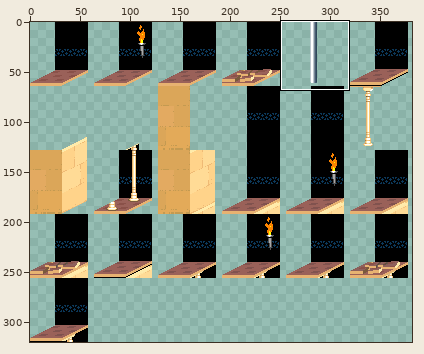
Sprite sheet, stored at 2DGame/02-Bubble/02-Bubble/images/TiledBoColor2.png. Above: a wide view before the commit, with the close-up outlined.
Close-up. Earlier state:
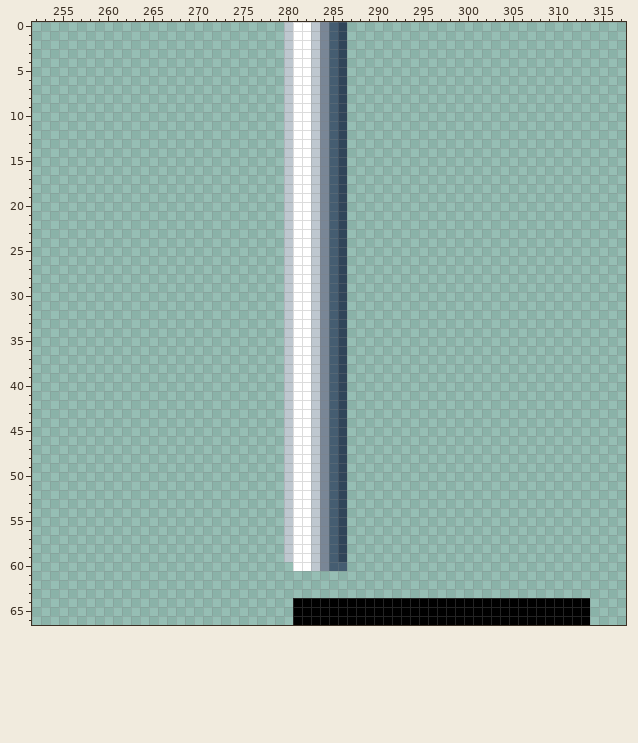
The file is 384x320 pixels. Pixels under 10% opacity are left out. Colours within 5 levels of each other are drawn and written as one. Shown: x 252..317, y 0..66. The wide view leaves out empty margins. The commit also changed other parts of the picture, which this record leaves out.
And afterwards:
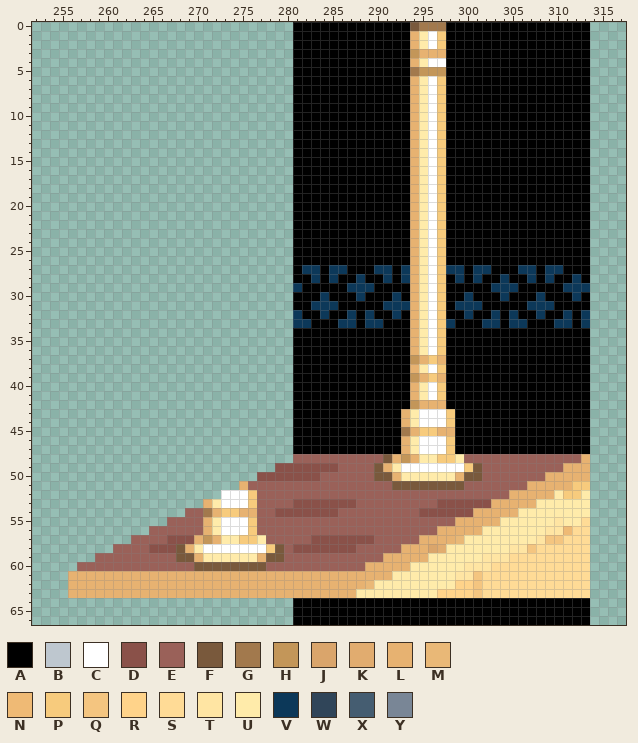
Palette (. is transparent): A #000000  B #bec7cf  C #ffffff  D #8a5149  E #9a6159  F #79593c  G #a2794d  H #c39659  J #daa56b  K #e1ac6f  L #e7b271  M #e9b877  N #efba75  P #f7cb7d  Q #f4c580  R #ffd38a  S #ffdb96  T #ffe5a3  U #ffebaa  V #0c3859  W #304559  X #455d71  Y #798696
Diff:
Changed rows in their new state; - is an unchanged pixel.
first column x 256:
 0 ------------------------.AAAAAAAAAAAAAFGGGAAAAAAAAAAAAAAAA
 1 ------------------------.AAAAAAAAAAAAALUCPAAAAAAAAAAAAAAAA
 2 ------------------------.AAAAAAAAAAAAALUCPAAAAAAAAAAAAAAAA
 3 ------------------------.AAAAAAAAAAAAAHLLLAAAAAAAAAAAAAAAA
 4 ------------------------.AAAAAAAAAAAAALUCCAAAAAAAAAAAAAAAA
 5 ------------------------.AAAAAAAAAAAAAGHHHAAAAAAAAAAAAAAAA
 6 ------------------------.AAAAAAAAAAAAALUCPAAAAAAAAAAAAAAAA
 7 ------------------------.AAAAAAAAAAAAALUCPAAAAAAAAAAAAAAAA
 8 ------------------------.AAAAAAAAAAAAALUCPAAAAAAAAAAAAAAAA
 9 ------------------------.AAAAAAAAAAAAALUCPAAAAAAAAAAAAAAAA
10 ------------------------.AAAAAAAAAAAAALUCPAAAAAAAAAAAAAAAA
11 ------------------------.AAAAAAAAAAAAALUCPAAAAAAAAAAAAAAAA
12 ------------------------.AAAAAAAAAAAAALUCPAAAAAAAAAAAAAAAA
13 ------------------------.AAAAAAAAAAAAALUCPAAAAAAAAAAAAAAAA
14 ------------------------.AAAAAAAAAAAAALUCPAAAAAAAAAAAAAAAA
15 ------------------------.AAAAAAAAAAAAALUCPAAAAAAAAAAAAAAAA
16 ------------------------.AAAAAAAAAAAAALUCPAAAAAAAAAAAAAAAA
17 ------------------------.AAAAAAAAAAAAALUCPAAAAAAAAAAAAAAAA
18 ------------------------.AAAAAAAAAAAAALUCPAAAAAAAAAAAAAAAA
19 ------------------------.AAAAAAAAAAAAALUCPAAAAAAAAAAAAAAAA
20 ------------------------.AAAAAAAAAAAAALUCPAAAAAAAAAAAAAAAA
21 ------------------------.AAAAAAAAAAAAALUCPAAAAAAAAAAAAAAAA
22 ------------------------.AAAAAAAAAAAAALUCPAAAAAAAAAAAAAAAA
23 ------------------------.AAAAAAAAAAAAALUCPAAAAAAAAAAAAAAAA
24 ------------------------.AAAAAAAAAAAAALUCPAAAAAAAAAAAAAAAA
25 ------------------------.AAAAAAAAAAAAALUCPAAAAAAAAAAAAAAAA
26 ------------------------.AAAAAAAAAAAAALUCPAAAAAAAAAAAAAAAA
27 ------------------------.AVVAVVAAAVVAVLUCPVVAVVAAAVVAVVAAA
28 ------------------------.AAVAVAAVAAVAVLUCPAVAVAAVAAVAVAAVA
29 ------------------------.VAAAAAVVVAAAALUCPAAAAAVVVAAAAAVVV
30 ------------------------.AAAVAAAVAAAVALUCPAAVAAAVAAAVAAAVA
31 ------------------------.AAVVVAAAAAVVVLUCPAVVVAAAAAVVVAAAA
32 ------------------------.VAAVAAVAVAAVALUCPAAVAAVAVAAVAAVAV
33 ------------------------.VVAAAVVAVVAAALUCPVAAAVVAVVAAAVVAV
34 ------------------------.AAAAAAAAAAAAALUCPAAAAAAAAAAAAAAAA
35 ------------------------.AAAAAAAAAAAAALUCPAAAAAAAAAAAAAAAA
36 ------------------------.AAAAAAAAAAAAALUCPAAAAAAAAAAAAAAAA
37 ------------------------.AAAAAAAAAAAAAHLPLAAAAAAAAAAAAAAAA
38 ------------------------.AAAAAAAAAAAAALUCPAAAAAAAAAAAAAAAA
39 ------------------------.AAAAAAAAAAAAAHLPLAAAAAAAAAAAAAAAA
40 ------------------------.AAAAAAAAAAAAALUCPAAAAAAAAAAAAAAAA
41 ------------------------.AAAAAAAAAAAAALUCPAAAAAAAAAAAAAAAA
42 ------------------------.AAAAAAAAAAAAAHLLLAAAAAAAAAAAAAAAA
43 ------------------------.AAAAAAAAAAAALUCCCPAAAAAAAAAAAAAAA
44 ------------------------.AAAAAAAAAAAALUCCCPAAAAAAAAAAAAAAA
45 ------------------------.AAAAAAAAAAAAGLPPLLAAAAAAAAAAAAAAA
46 ------------------------.AAAAAAAAAAAALUCCCPAAAAAAAAAAAAAAA
47 ------------------------.AAAAAAAAAAAALUCCCPAAAAAAAAAAAAAAA
48 ------------------------.EEEEEEEEEEFLHLUUPPUEEEEEEEEEEEEEL
49 -----------------------DDDDDDDEEEEFLUCCCCCCCPFEEEEEEEEELLL
50 ---------------------DDDDDDDEEEEEEFFLUUUUUULFFEEEEEEELLLLL
51 -------------------LEEEEEEEEEEEEEEEEFFFFFFFFEEEEEEELLLLLPP
52 -----------------CCCPEEEEEEEEEEEEEEEEEEEEEEEEEEEELLLLLUPPU
53 ---------------LUCCCPEEEEDDDDDDDEEEEEEEEEDDDDDDLLLLLUUUUUU
54 -------------EEGLPPLLEEDDDDDDDEEEEEEEEEDDDDDDLLLLLUUUUUUUU
55 -----------EEEELUCCCPEEEEEEEEEEEEEEEEEEEEEELLLLLUUUUUUTUUS
56 ---------EEEEEELUCCCPEEEEEEEEEEEEEEEEEEEELLLLLUUUUUUUTTNSS
57 -------EEEEDDDLHLUUPPUEEEEEDDDDDDDEEEEELLLLMUUUUUUUUTQQSSS
58 -----EEEEDDDFLUCCCCCCCPFEDDDDDDDEEEEELLLJKUUUUUUUTTQSSSSSS
59 ---EEEEEEEEEFFLUUUUUULFFEEEEEEEEEEELLLLLUUUUUUTTTSSSSSSSSS
60 -EEEEEEEEEEEEEFFFFFFFFEEEEEEEEEEELLLLLUUUUUUTTTSSSSSSSSSSS
61 LLLLLLLLLLLLLLLLLLLLLLLLLLLLLLLLLLLLUUUUUUUTTQSSSSSSSSSSSS
62 LLLLLLLLLLLLLLLLLLLLLLLLLLLLLLLLLMUUUUUUUUURRQSSSSSSSSSSSS
63 LLLLLLLLLLLLLLLLLLLLLLLLLLLLLLLLUUUUUUUUURRRRQSSSSSSSSSSSS
Pixel boxes of the changes (left, top, right, bottom) in both close-ups:
changed: (68, 22, 590, 598)
